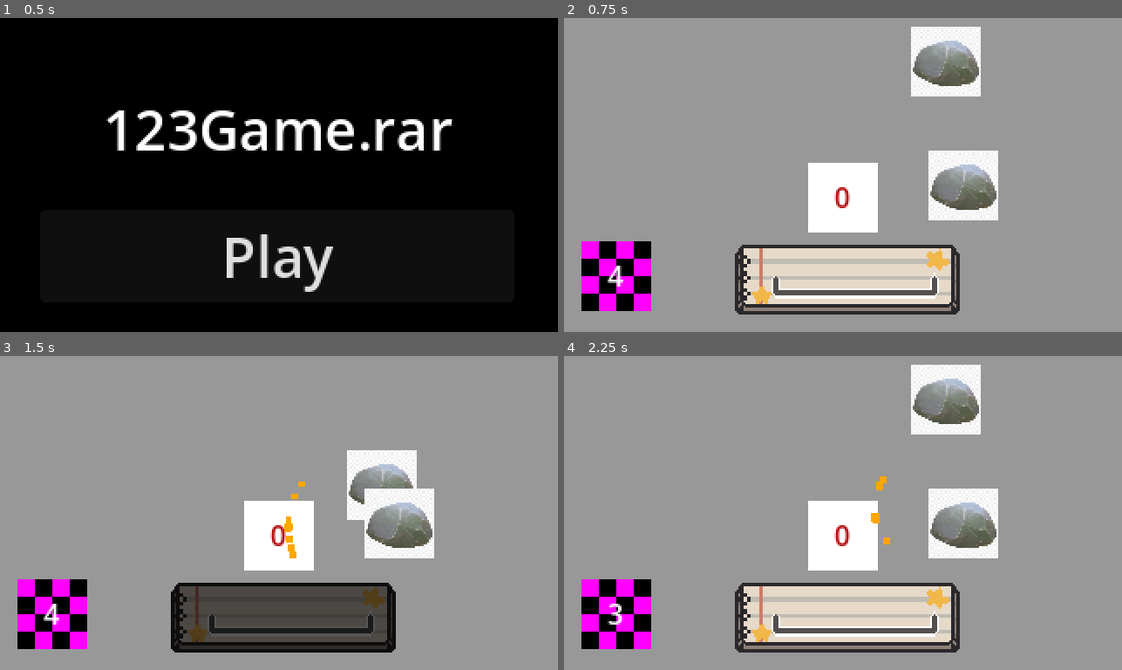
Above: before the commit, frames 1-4 (two rows, left to right).
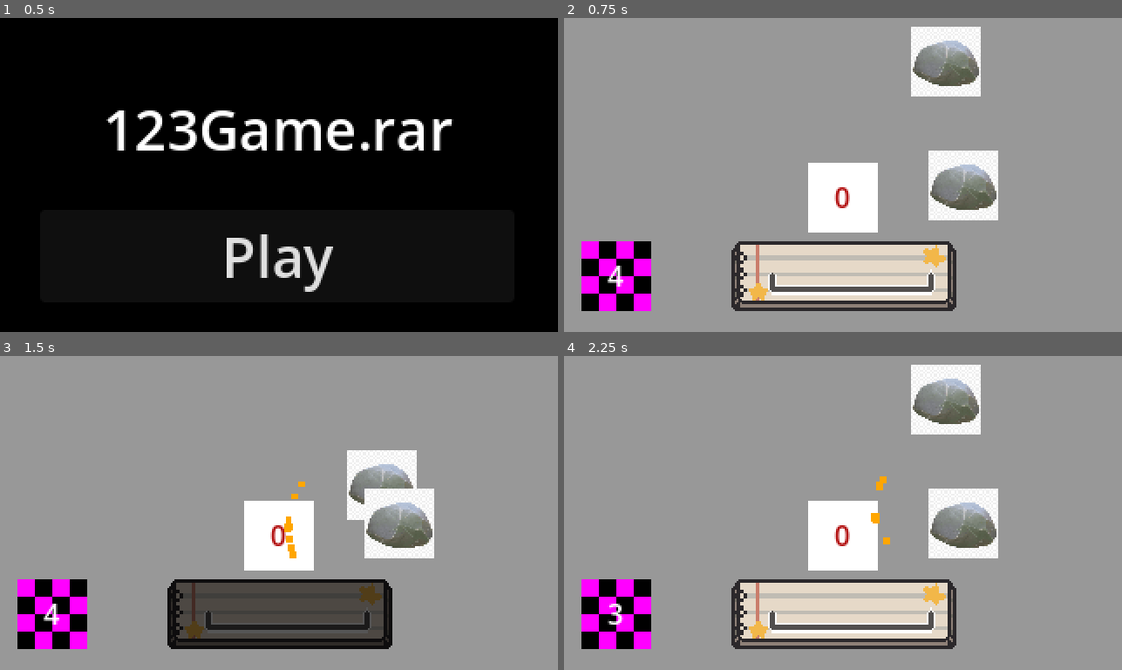
Above: after the commit, the same moments.

Repository: somichev-dev/123gamerar
Game: Godot game, scene res://scenes/menu.tscn
Two runs of this game, one before a commit and one after it. Both use one fixed random seed, a clock stepped at 60 frames per second and the inputs below.
Inputs (mouse positions are in pixels of both pictures, inside the frame that each line leads up to):
- Up to frame 1 (0.5 s): no input
- Up to frame 2 (0.75 s): click "Play" at 0.5 s
- Up to frame 3 (1.5 s): tap Enter at 1.25 s; move the mouse to (401, 497) at 1.27 s; hold D (key_right) from 1.28 s (still down); hold Space (key_generic) from 1.28 s (still down)
- Up to frame 4 (2.25 s): move the mouse to (731, 528) at 2.02 s; release D (key_right) at 2.03 s; release Space (key_generic) at 2.03 s; hold A (key_left) from 2.03 s (still down); tap Space (key_generic) at 2.1 s

Frame 1 is identical in both runs. In frame 2, 6.2% of the frame differs, in the area x 30-71%, y 71-95%; in frame 3, 4.2%; in frame 4, 6.2%.

Commit message:
Добавить спрайты таймера

Diff:
--- a/project.godot
+++ b/project.godot
@@ -13,6 +13,7 @@
 config/name="123gamerar"
 run/main_scene="uid://dok60415fti6r"
 config/features=PackedStringArray("4.7", "GL Compatibility")
+run/max_fps=60
 config/icon="res://textures/icon.svg"
 
 [autoload]
@@ -62,4 +63,6 @@
 rendering_device/driver.windows="d3d12"
 renderer/rendering_method="gl_compatibility"
 renderer/rendering_method.mobile="gl_compatibility"
+textures/lossless_compression/force_png=true
+textures/default_filters/anisotropic_filtering_level=0
 2d/snap/snap_2d_transforms_to_pixel=true
--- /dev/null
+++ b/scenes/corner_timer.tscn
@@ -0,0 +1,10 @@
+[gd_scene format=3 uid="uid://ctf803q3crk38"]
+
+[node name="CornerTimer" type="TextureRect" unique_id=72580181]
+anchors_preset = 15
+anchor_right = 1.0
+anchor_bottom = 1.0
+grow_horizontal = 2
+grow_vertical = 2
+
+[node name="AnimationPlayer" type="AnimationPlayer" parent="." unique_id=571459962]
--- a/scenes/rock_bonfire.tscn
+++ b/scenes/rock_bonfire.tscn
@@ -1,7 +1,7 @@
 [gd_scene format=3 uid="uid://dcanuoru3nnoc"]
 
 [ext_resource type="Script" uid="uid://c8hujmdo0t6p5" path="res://scripts/rock_bonfire.gd" id="1_o5my1"]
-[ext_resource type="Texture2D" uid="uid://bkjaiogv5p7lr" path="res://sprites/key_hint_space.tres" id="2_w6r6y"]
+[ext_resource type="Texture2D" uid="uid://bkjaiogv5p7lr" path="res://sprites/keys/key_hint_space.tres" id="2_w6r6y"]
 [ext_resource type="Texture2D" uid="uid://dpc2q3owxteyl" path="res://textures/pngtree-round-rock-png-image_8208690-2187294227.png" id="3_j56jy"]
 
 [sub_resource type="LabelSettings" id="LabelSettings_ebskc"]
@@ -54,10 +54,10 @@
 [node name="KeyHint" type="TextureRect" parent="Control" unique_id=634319052]
 unique_name_in_owner = true
 layout_mode = 0
-offset_left = 98.0
-offset_top = 130.0
-offset_right = 227.0
-offset_bottom = 170.0
+offset_left = 96.0
+offset_top = 128.0
+offset_right = 225.0
+offset_bottom = 168.0
 texture = ExtResource("2_w6r6y")
 
 [node name="RockUpper" type="TextureRect" parent="Control" unique_id=1240938418]
--- a/scenes/stick_bonfire.tscn
+++ b/scenes/stick_bonfire.tscn
@@ -1,8 +1,8 @@
 [gd_scene format=3 uid="uid://c714ukjmulff3"]
 
 [ext_resource type="Script" uid="uid://cbg7y7ry5j3n8" path="res://scripts/stick_bonfire.gd" id="1_lg7o3"]
-[ext_resource type="Texture2D" uid="uid://bqq1it0avnyab" path="res://sprites/key_hint_a.tres" id="2_kfwu0"]
-[ext_resource type="Texture2D" uid="uid://pfy0cxt7pnb8" path="res://sprites/key_hint_d.tres" id="3_dd6e0"]
+[ext_resource type="Texture2D" uid="uid://bqq1it0avnyab" path="res://sprites/keys/key_hint_a.tres" id="2_kfwu0"]
+[ext_resource type="Texture2D" uid="uid://pfy0cxt7pnb8" path="res://sprites/keys/key_hint_d.tres" id="3_dd6e0"]
 
 [sub_resource type="LabelSettings" id="LabelSettings_vwr0o"]
 font_color = Color(0.69803923, 0.05882353, 0.05882353, 1)
@@ -53,10 +53,10 @@
 
 [node name="TextureRectLeft" type="TextureRect" parent="Control" unique_id=2001743504]
 layout_mode = 0
-offset_left = 117.0
-offset_top = 132.0
-offset_right = 157.0
-offset_bottom = 172.0
+offset_left = 112.0
+offset_top = 128.0
+offset_right = 152.0
+offset_bottom = 168.0
 texture = ExtResource("2_kfwu0")
 
 [node name="TintRect" type="ColorRect" parent="Control/TextureRectLeft" unique_id=420919779]
@@ -68,10 +68,10 @@
 
 [node name="TextureRectRight" type="TextureRect" parent="Control" unique_id=1352052901]
 layout_mode = 0
-offset_left = 170.0
-offset_top = 132.0
-offset_right = 210.0
-offset_bottom = 172.0
+offset_left = 168.0
+offset_top = 128.0
+offset_right = 208.0
+offset_bottom = 168.0
 texture = ExtResource("3_dd6e0")
 
 [node name="TintRect" type="ColorRect" parent="Control/TextureRectRight" unique_id=825364451]
--- /dev/null
+++ b/sprites/corner_timer/timer_0.tres
@@ -0,0 +1,7 @@
+[gd_resource type="AtlasTexture" format=3 uid="uid://bgkj7qhkxfnru"]
+
+[ext_resource type="Texture2D" uid="uid://dwblgn4a80c5q" path="res://textures/timer_frames.png" id="1_lohib"]
+
+[resource]
+atlas = ExtResource("1_lohib")
+region = Rect2(1, 1, 81, 72)
--- /dev/null
+++ b/sprites/corner_timer/timer_1.tres
@@ -0,0 +1,7 @@
+[gd_resource type="AtlasTexture" format=3 uid="uid://1pnuuy5bhn1v"]
+
+[ext_resource type="Texture2D" uid="uid://dwblgn4a80c5q" path="res://textures/timer_frames.png" id="1_weoga"]
+
+[resource]
+atlas = ExtResource("1_weoga")
+region = Rect2(84, 1, 81, 72)
--- /dev/null
+++ b/sprites/corner_timer/timer_2.tres
@@ -0,0 +1,8 @@
+[gd_resource type="AtlasTexture" format=3 uid="uid://c62kqllf0sirx"]
+
+[sub_resource type="CompressedTexture2D" id="CompressedTexture2D_fi1w3"]
+load_path = "res://.godot/imported/timer_frames.png-6e46a9914a53363ac348755e174fa1ee.ctex"
+
+[resource]
+atlas = SubResource("CompressedTexture2D_fi1w3")
+region = Rect2(167, 1, 81, 72)
--- /dev/null
+++ b/sprites/corner_timer/timer_3.tres
@@ -0,0 +1,7 @@
+[gd_resource type="AtlasTexture" format=3 uid="uid://bd1ucbieb848x"]
+
+[ext_resource type="Texture2D" uid="uid://dwblgn4a80c5q" path="res://textures/timer_frames.png" id="1_82syy"]
+
+[resource]
+atlas = ExtResource("1_82syy")
+region = Rect2(250, 1, 81, 72)
--- /dev/null
+++ b/sprites/corner_timer/timer_4.tres
@@ -0,0 +1,7 @@
+[gd_resource type="AtlasTexture" format=3 uid="uid://da3g08cejpkto"]
+
+[ext_resource type="Texture2D" uid="uid://dwblgn4a80c5q" path="res://textures/timer_frames.png" id="1_ftvah"]
+
+[resource]
+atlas = ExtResource("1_ftvah")
+region = Rect2(333, 1, 81, 72)
--- /dev/null
+++ b/sprites/corner_timer/timer_5.tres
@@ -0,0 +1,7 @@
+[gd_resource type="AtlasTexture" format=3 uid="uid://bs2hpmqdcaem6"]
+
+[ext_resource type="Texture2D" uid="uid://dwblgn4a80c5q" path="res://textures/timer_frames.png" id="1_nys5v"]
+
+[resource]
+atlas = ExtResource("1_nys5v")
+region = Rect2(416, 1, 81, 72)
--- /dev/null
+++ b/sprites/corner_timer/timer_6.tres
@@ -0,0 +1,7 @@
+[gd_resource type="AtlasTexture" format=3 uid="uid://b0ajkkcebd6av"]
+
+[ext_resource type="Texture2D" uid="uid://dwblgn4a80c5q" path="res://textures/timer_frames.png" id="1_tdc6l"]
+
+[resource]
+atlas = ExtResource("1_tdc6l")
+region = Rect2(499, 1, 81, 72)
--- /dev/null
+++ b/sprites/corner_timer/timer_7.tres
@@ -0,0 +1,7 @@
+[gd_resource type="AtlasTexture" format=3 uid="uid://x7rgh73hwl76"]
+
+[ext_resource type="Texture2D" uid="uid://dwblgn4a80c5q" path="res://textures/timer_frames.png" id="1_arqng"]
+
+[resource]
+atlas = ExtResource("1_arqng")
+region = Rect2(582, 1, 81, 72)
--- /dev/null
+++ b/sprites/corner_timer/timer_8.tres
@@ -0,0 +1,7 @@
+[gd_resource type="AtlasTexture" format=3 uid="uid://dd64ksmc6asee"]
+
+[ext_resource type="Texture2D" uid="uid://dwblgn4a80c5q" path="res://textures/timer_frames.png" id="1_edjoy"]
+
+[resource]
+atlas = ExtResource("1_edjoy")
+region = Rect2(665, 1, 81, 72)
--- /dev/null
+++ b/sprites/corner_timer/timer_9.tres
@@ -0,0 +1,7 @@
+[gd_resource type="AtlasTexture" format=3 uid="uid://b1wpxxsv3nvo6"]
+
+[ext_resource type="Texture2D" uid="uid://dwblgn4a80c5q" path="res://textures/timer_frames.png" id="1_qjrd4"]
+
+[resource]
+atlas = ExtResource("1_qjrd4")
+region = Rect2(748, 1, 81, 72)
Not shown, added: export_presets.cfg
Renamed: sprites/key_hint_a.tres -> sprites/keys/key_hint_a.tres
Renamed: sprites/key_hint_d.tres -> sprites/keys/key_hint_d.tres
Renamed: sprites/key_hint_s.tres -> sprites/keys/key_hint_s.tres
Renamed: sprites/key_hint_space.tres -> sprites/keys/key_hint_space.tres
Renamed: sprites/key_hint_w.tres -> sprites/keys/key_hint_w.tres
Binary file added: textures/timer_frames.png
Not shown, changed: textures/timer_frames.png.import
